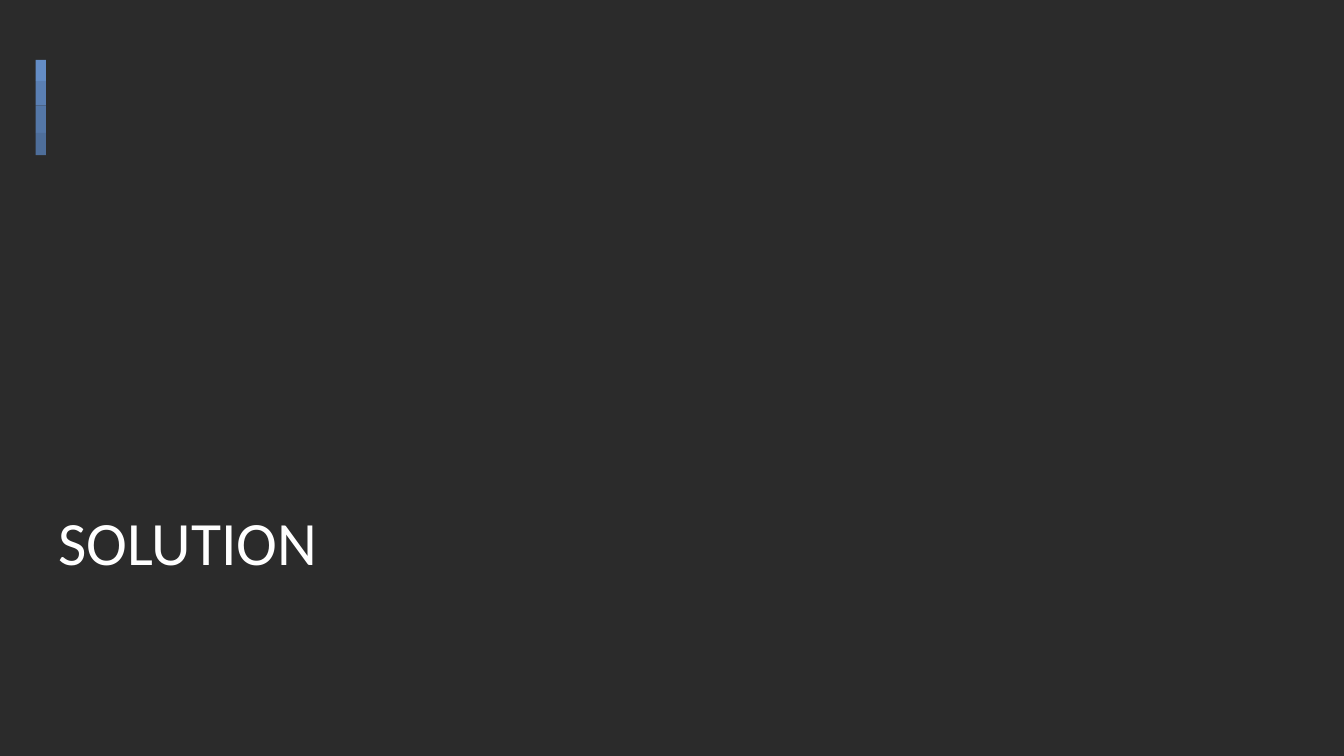
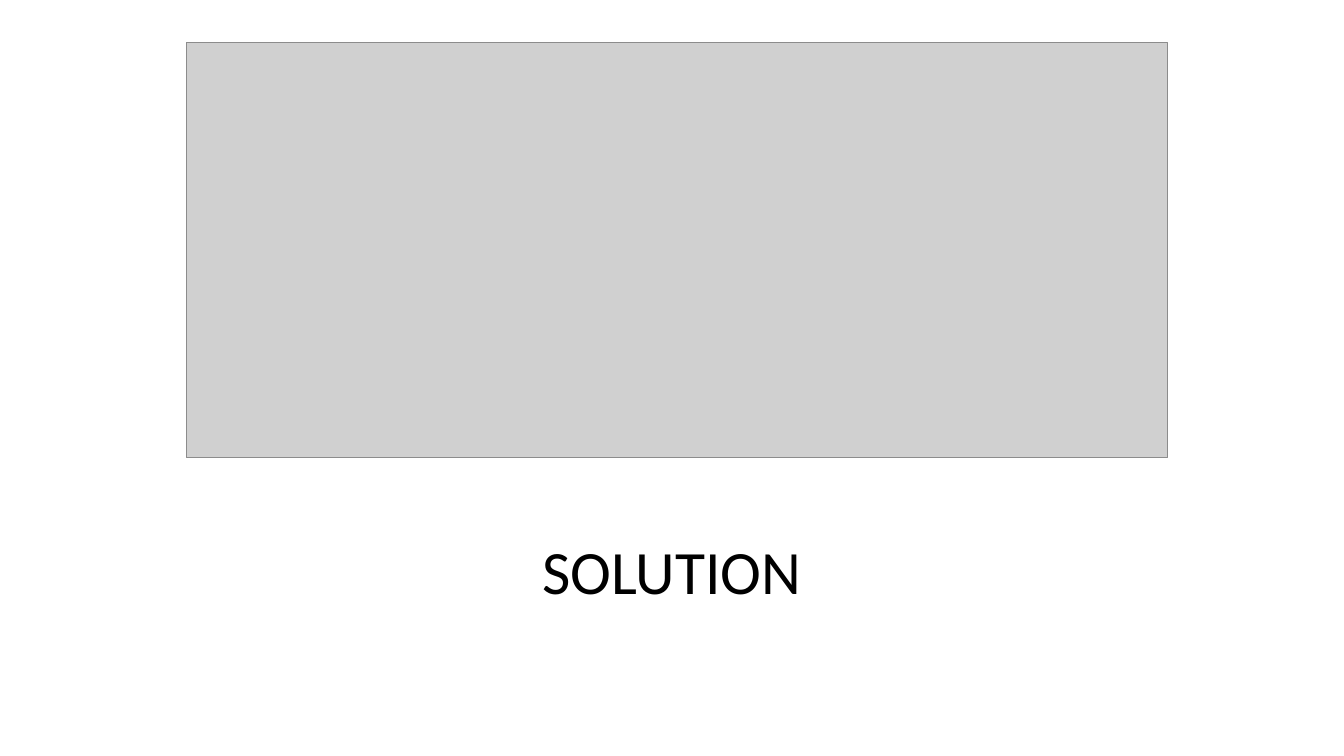
Before and after one commit to ducken1412/CapstoneProjectManagement, a slide deck: slide 7 of FPTU CAPSTONE PROJECT MANAGEMENT.pptx. Drawn at 1344x756 pixels with LibreOffice and Linux fonts; fonts in the diff are those of the drawing; grey boxes stand for pictures; background and template pictures are left out; a plain dark background stands for a picture behind light text. Boxes give left, top, right and bottom in pixels: in the first picture for what was removed or moved away, otherwise in the second. Text is boxed around its words. In the diff, an @@ line names an element or a change of style, - is before the commit and + after.

```diff
--- a/FPTU CAPSTONE PROJECT MANAGEMENT.pptx
+++ b/FPTU CAPSTONE PROJECT MANAGEMENT.pptx
@@ background picture (left out) to #FFFFFF @@
@@ rectangle added at <box>0,0,1344,756</box>, fill #FFFFFF @@
@@ picture added at <box>187,42,1169,458</box> @@
@@ group removed at <box>35,60,46,155</box>: 4 rectangles @@
@@ title "SOLUTION": place and size @@
-title "SOLUTION" at <box>58,525,317,566</box>
+title "SOLUTION" at <box>542,554,801,595</box>
@@ title "SOLUTION" at <box>542,554,801,595</box>: text colour #FFFFFF to #000000; alignment left to centre; vertical alignment middle to bottom @@
```
Also in this commit, not shown: 1 other slide changed.
